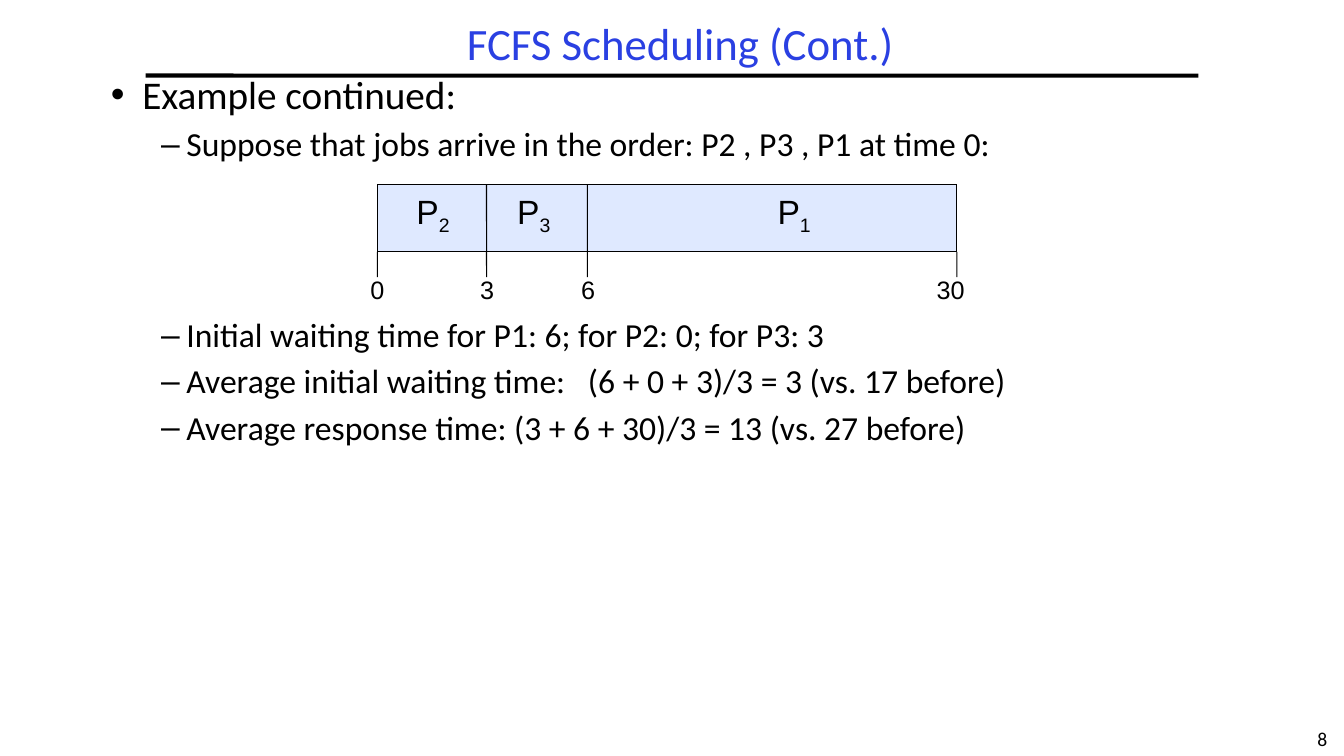
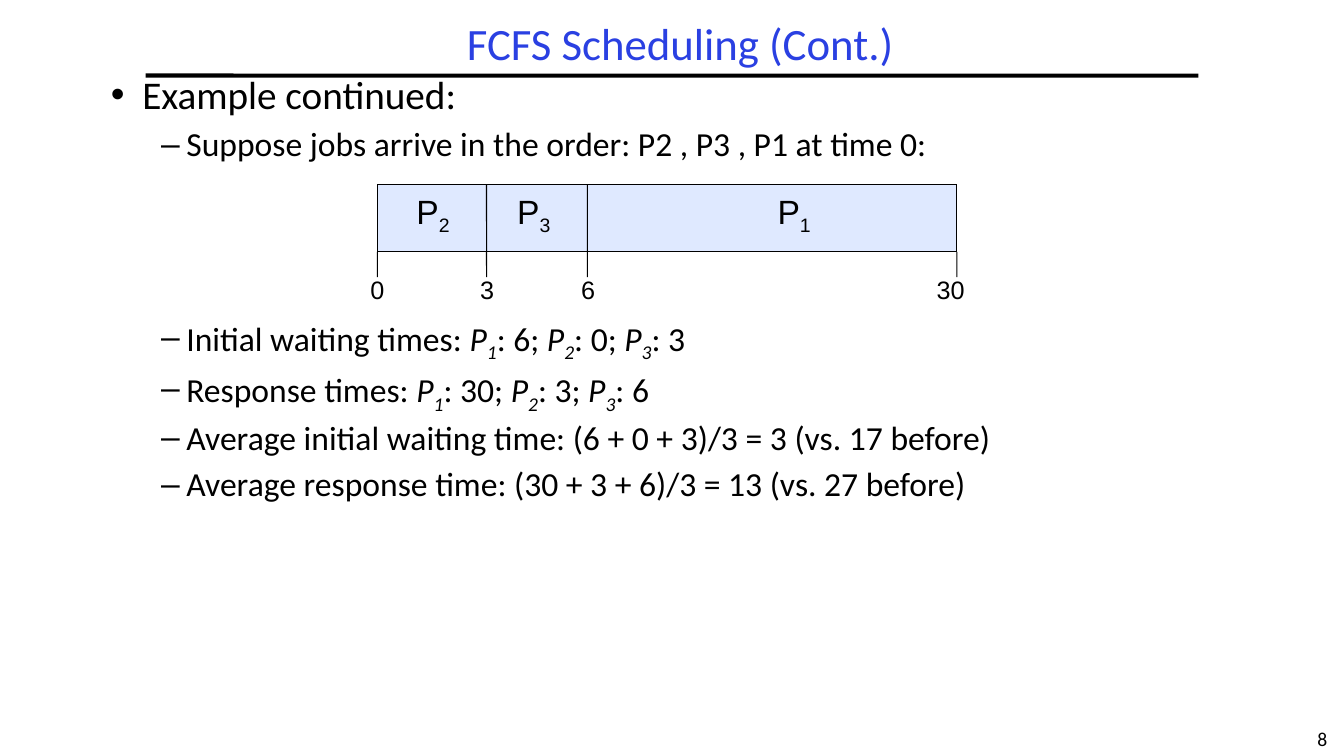
Before and after one commit to guhofstra/CSC256Fa25, a slide deck: slide 8 of PPTs/L5-Scheduling.pptx. Drawn at 1344x756 pixels with LibreOffice and Linux fonts; fonts in the diff are those of the drawing. Boxes give left, top, right and bottom in pixels: in the first picture for what was removed or moved away, otherwise in the second. Text is boxed around its words. In the diff, an @@ line names an element or a change of style, - is before the commit and + after.

```diff
--- a/PPTs/L5-Scheduling.pptx
+++ b/PPTs/L5-Scheduling.pptx
@@ text at (x1=186, y1=132, x2=926, y2=408): text changed @@
-  – Suppose that jobs arrive in the order: P2 , P3 , P1 at time 0:
-  – Initial waiting time for P1: 6; for P2: 0; for P3: 3
+  – Suppose jobs arrive in the order: P2 , P3 , P1 at time 0:
+  – Initial waiting times: P1: 6; P2: 0; P3: 3
+  – Response times: P1: 30; P2: 3; P3: 6
@@ text at (x1=186, y1=471, x2=965, y2=502): text changed @@
-  – Average response time: (3 + 6 + 30)/3 = 13 (vs. 27 before)
+  – Average response time: (30 + 3 + 6)/3 = 13 (vs. 27 before)
```
Also in this commit, not shown: 15 other slides changed, 1 slide added, 1 slide removed, 2 other files.
